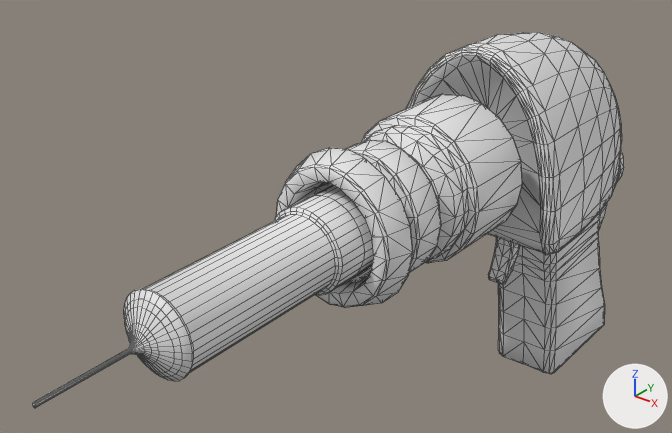
The FBX model Assets/ZombieOperation/Models/ZombieOperation.fbx: old version first, new version second.
One viewpoint serves both versions: a 50 mm lens placed at (0.191, -0.423, 0.23), pointed at (-0.036, -0.14, 0.055). The axes (+X, +Y, +Z) are drawn at lower right. The lights are the same throughout. Mesh edges are drawn as thin lines. Materials are left out; every surface is plain grey.

Objects in the first picture: 'Syringe', 'ZombieOperation'.
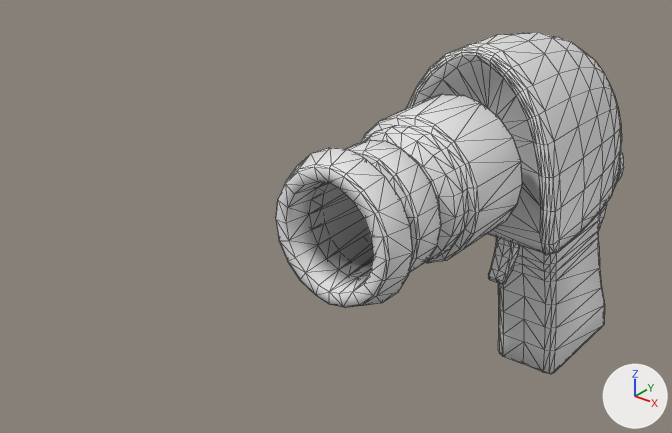
The change, as a diff of the scene's bpy script:
```diff
--- a/Assets/ZombieOperation/Models/ZombieOperation.fbx.py
+++ b/Assets/ZombieOperation/Models/ZombieOperation.fbx.py
@@ ob_syringe @@
-ob_syringe = bpy.data.objects.new('Syringe', me_cylinder)
-ob_syringe.location = (0.0, 0.0, 0.0)
```

Boxes [x1, y1, x2, y2] around the edits, measured in the pictures (672 x 433 px):
'Syringe', deleted: before [32, 185, 374, 408]
